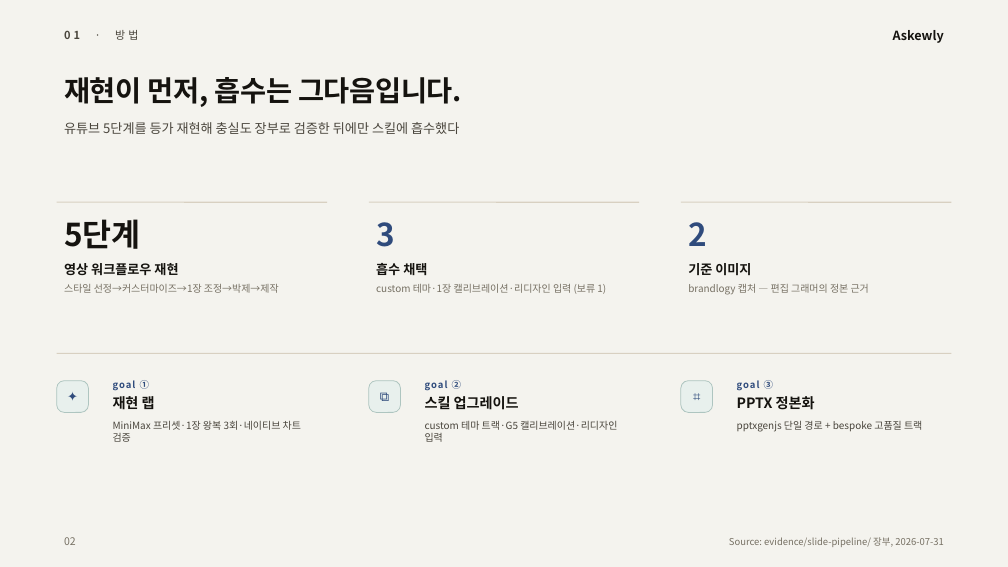
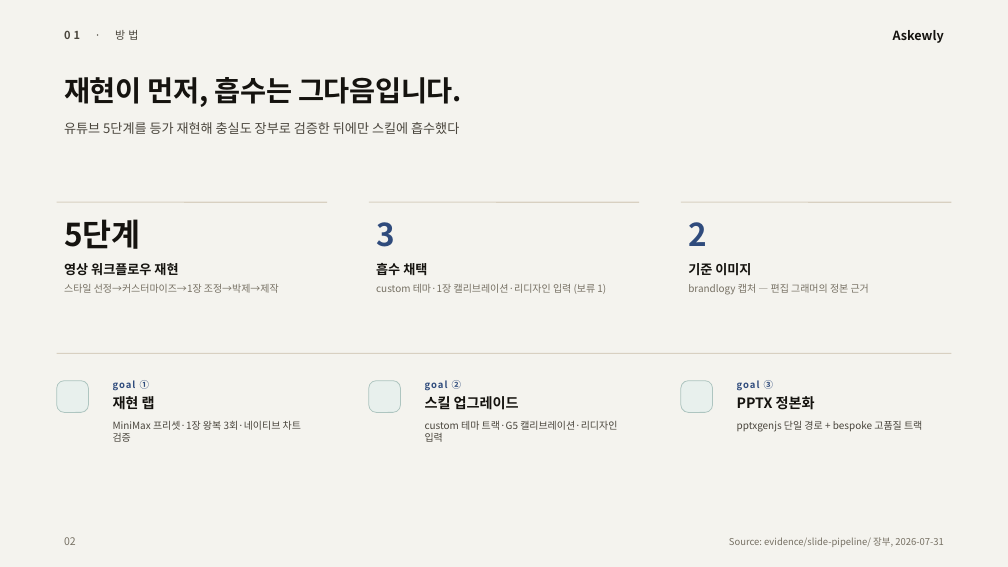
Before and after one commit to lumatic2/ui-dictionary, a slide deck: slide 2 of decks/claude-ppt-lab/free-topic-deck/export/pipeline-recap.bespoke.pptx. Drawn at 1008x567 pixels with LibreOffice and Linux fonts; fonts in the diff are those of the drawing; background and template pictures are left out. Boxes give left, top, right and bottom in pixels: in the first picture for what was removed or moved away, otherwise in the second. Text is boxed around its words. In the diff, an @@ line names an element or a change of style, - is before the commit and + after.

```diff
--- a/decks/claude-ppt-lab/free-topic-deck/export/pipeline-recap.bespoke.pptx
+++ b/decks/claude-ppt-lab/free-topic-deck/export/pipeline-recap.bespoke.pptx
@@ text removed at [57, 381, 88, 413] @@
-✦
@@ text removed at [369, 381, 401, 413] @@
-⧉
@@ text removed at [681, 381, 713, 413] @@
-⌗
```
Also in this commit, not shown: 2 other slides changed, 13 other files.
